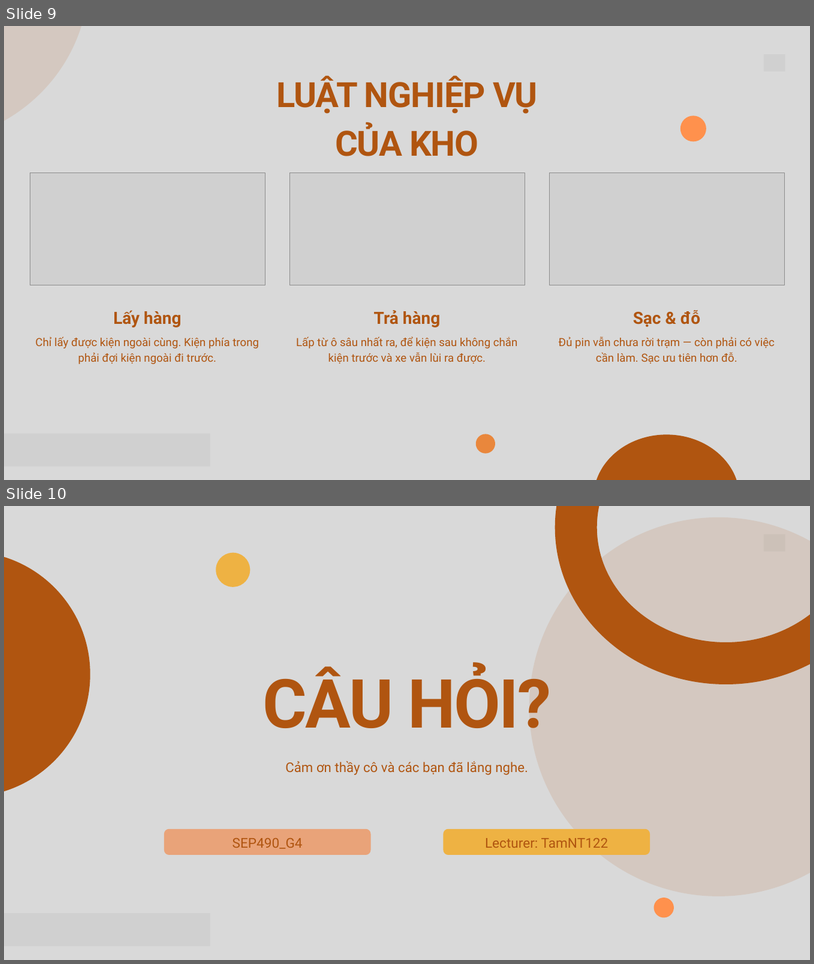
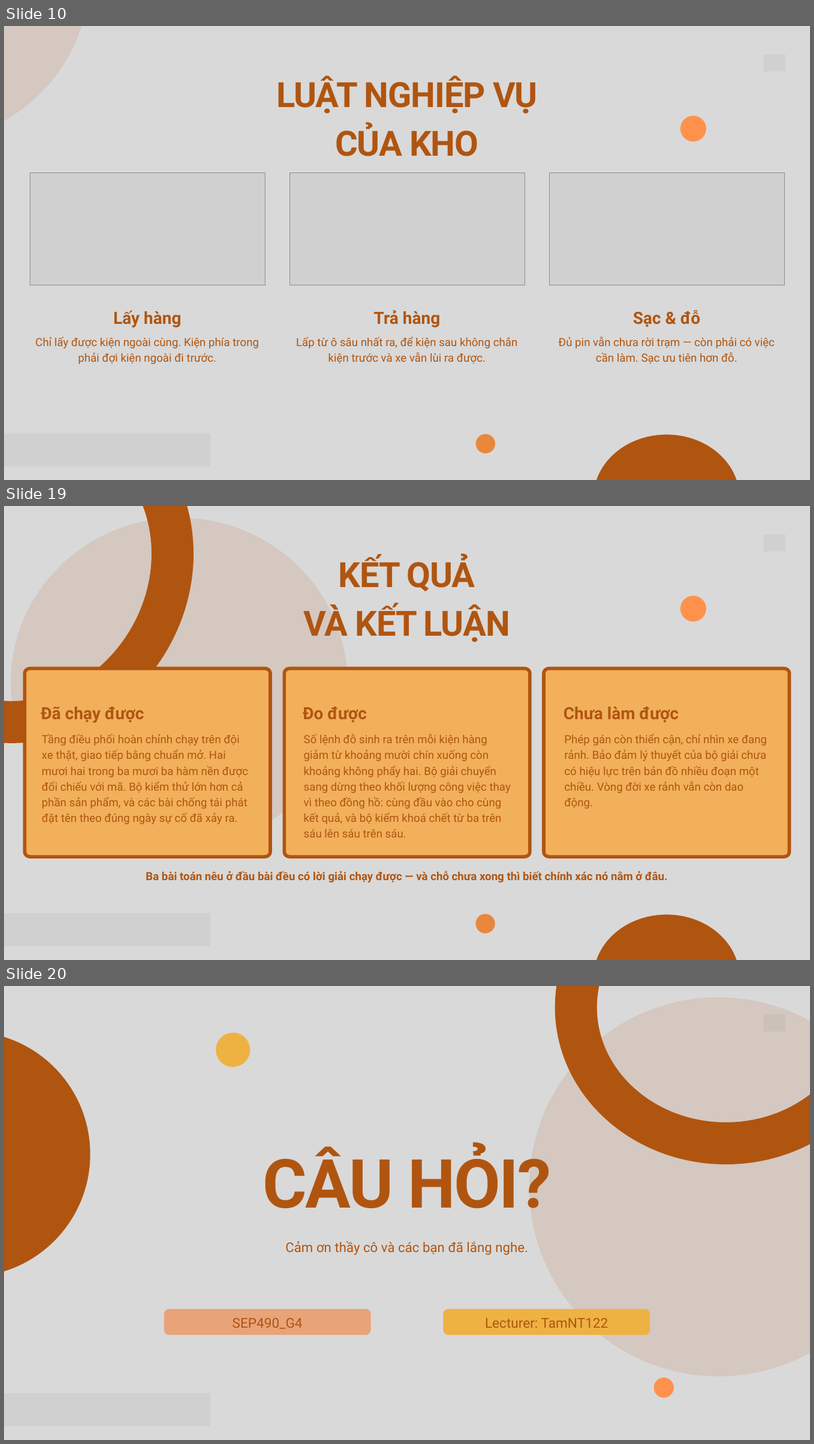
Before and after one commit to arishem51/wes, a slide deck: slide/WES-SEP490_G4.pptx. Shown one above the other, each under a label of ours: slides 9 and 10 before the commit, slides 10, 19 and 20 after it; the slides between them are not shown. The pictures are 814x964 and 814x1444 pixels, drawn with LibreOffice and Linux fonts; fonts in the diff are those of the drawing; grey boxes stand for pictures. Boxes give left, top, right and bottom in pixels: in the first picture for what was removed or moved away, otherwise in the second. Text is boxed around its words. In the diff, an @@ line names an element or a change of style, - is before the commit and + after.

```diff
--- a/slide/WES-SEP490_G4.pptx
+++ b/slide/WES-SEP490_G4.pptx
@@ slide 19 added at <box>4,506,810,960</box>, background #D9D9D9 @@
@@ freeform shape added at <box>4,506,230,777</box>, outline #B05510 75 pt @@
@@ freeform shape added at <box>11,517,348,847</box>, fill #B05510 at 12% opacity @@
@@ picture added at <box>764,534,785,551</box> @@
@@ text added at <box>304,555,510,642</box>, 62 pt, text #B05510, bold @@
+KẾT QUẢ
+VÀ KẾT LUẬN
@@ freeform shape added at <box>681,595,707,621</box>, fill #FF914D @@
@@ freeform shape added at <box>24,668,270,856</box>, fill #F2B05B, outline #B05510 6 pt @@
@@ freeform shape added at <box>284,668,530,856</box>, fill #F2B05B, outline #B05510 6 pt @@
@@ freeform shape added at <box>544,668,789,856</box>, fill #F2B05B, outline #B05510 6 pt @@
@@ text added at <box>41,706,144,723</box>, 30 pt, text #B05510, bold @@
+Đã chạy được
@@ text added at <box>303,706,367,722</box>, 30 pt, text #B05510, bold @@
+Đo được
@@ text added at <box>564,706,679,722</box>, 30 pt, text #B05510, bold @@
+Chưa làm được
@@ text added at <box>42,734,248,824</box>, 20 pt, text #B05510 @@
+Tầng điều phối hoàn chỉnh chạy trên đội xe thật, giao tiếp bằng chuẩn mở. Hai mươi hai trong ba mươi ba hàm nền được đối chiếu với mã. Bộ kiểm thử lớn hơn cả phần sản phẩm, và các bài chống tái phát đặt tên theo đúng ngày sự cố đã xảy ra.
@@ text added at <box>304,734,511,837</box>, 20 pt, text #B05510 @@
+Số lệnh đỗ sinh ra trên mỗi kiện hàng giảm từ khoảng mười chín xuống còn khoảng không phẩy hai. Bộ giải chuyển sang dừng theo khối lượng công việc thay vì theo đồng hồ: cùng đầu vào cho cùng kết quả, và bộ kiểm khoá chết từ ba trên sáu lên sáu trên sáu.
@@ text added at <box>564,733,767,808</box>, 20 pt, text #B05510 @@
+Phép gán còn thiển cận, chỉ nhìn xe đang rảnh. Bảo đảm lý thuyết của bộ giải chưa có hiệu lực trên bản đồ nhiều đoạn một chiều. Vòng đời xe rảnh vẫn còn dao động.
@@ text added at <box>146,870,668,882</box>, 20 pt, text #B05510, bold @@
+Ba bài toán nêu ở đầu bài đều có lời giải chạy được — và chỗ chưa xong thì biết chính xác nó nằm ở đâu.
@@ picture added at <box>4,913,210,946</box> @@
@@ freeform shape added at <box>476,913,495,933</box>, fill #E9873C @@
@@ freeform shape added at <box>594,914,740,960</box>, fill #B05510 @@
@@ what was slide 9 is now slide 10 @@
@@ what was slide 10 is now slide 20 @@
```
Also in this commit, not shown: 2 slides changed, 9 other slides added, 8 other files.
